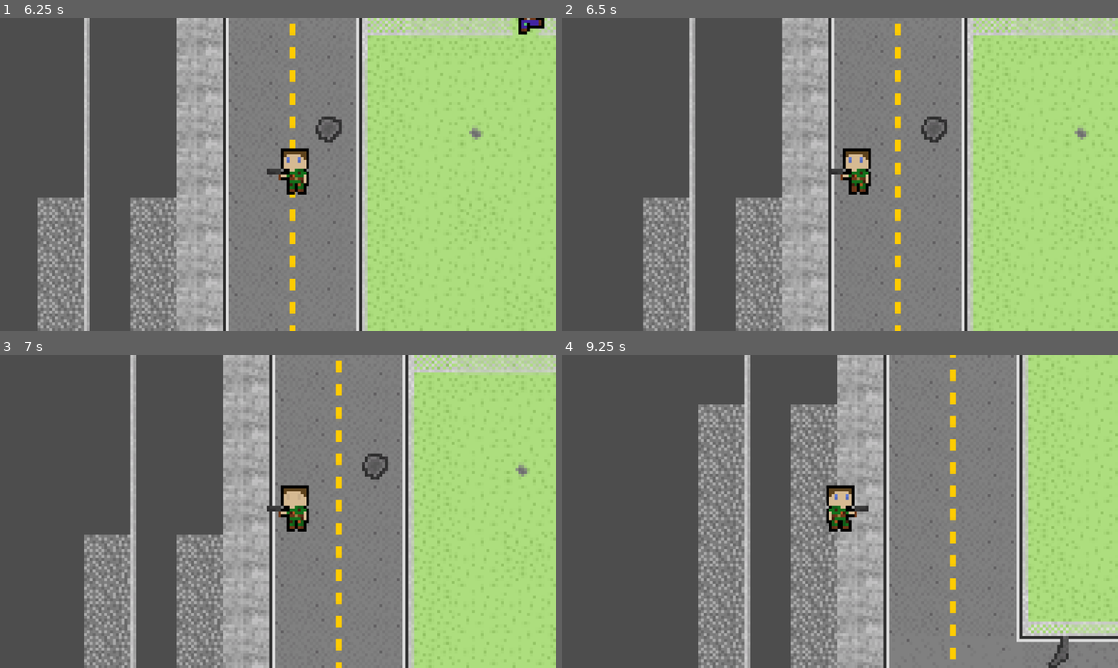
Above: before the commit, frames 1-4 (two rows, left to right).
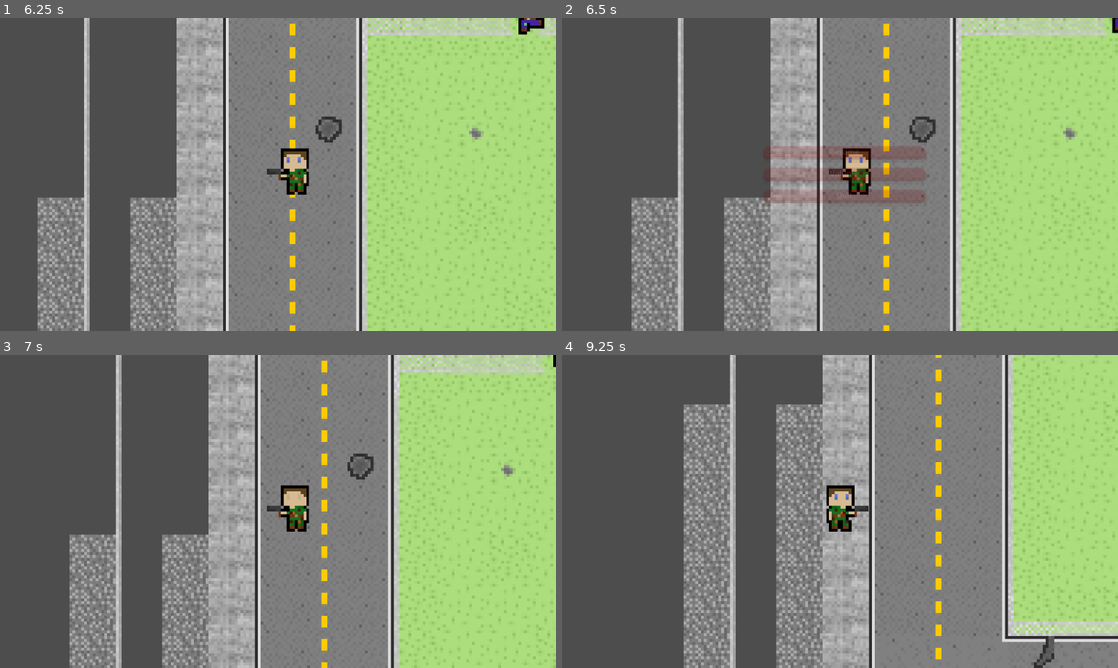
Above: after the commit, the same moments.

Repository: DrWaffle454/Cyborg-Game
Game: Godot game, scene res://Assets/Scenes/Menu UI/main_menu.tscn
The game is run twice, just before and just after one commit, with the same random seed, the same clock (stepped at 60 frames per second) and the same inputs.
Inputs (mouse positions are in pixels of both pictures, inside the frame that each line leads up to):
- Up to frame 1 (6.25 s): click "Volume" at 0.5 s; click "Back" at 1.25 s; click "Start" at 2 s; hold D (move_right) 2.78-3.53 s; hold S (move_down) 3.53-4.28 s; hold D (move_right) 4.28-5.03 s; tap Enter at 5 s; hold W (move_up) 5.03-5.78 s; hold A (move_left) from 5.78 s (still down)
- Up to frame 2 (6.5 s): keep holding A (move_left); tap Escape (pause, bound only after the commit) at 6.4 s
- Up to frame 3 (7 s): release A (move_left) at 6.5 s; click (283, 489) at 6.5 s, where only the run after the commit has a clickable "Resume"
- Up to frame 4 (9.25 s): hold A (move_left) 7.28-8.03 s; hold S (move_down) 8.03-8.78 s; hold D (move_right) from 8.78 s (still down)

Frame 1 is identical in both runs. In frame 2, 20% of the frame differs, in the area x 12-100%, y 0-100%; in frame 3, 21%; in frame 4, 23%, in the area x 21-100%, y 0-100%.

Commit message:
Working Pause Menu

Diff:
--- a/Assets/Scenes/Game World/test_map.tscn
+++ b/Assets/Scenes/Game World/test_map.tscn
@@ -1,8 +1,9 @@
-[gd_scene load_steps=6 format=3 uid="uid://4a0gsbren48b"]
+[gd_scene load_steps=7 format=3 uid="uid://4a0gsbren48b"]
 
 [ext_resource type="Texture2D" uid="uid://uoy1c2lqhobw" path="res://Assets/Images/Tiles/Floor 1.0.png" id="1_sydsh"]
 [ext_resource type="PackedScene" uid="uid://cgod7e3u474vm" path="res://Assets/Scenes/Game World/player.tscn" id="2_vxlob"]
 [ext_resource type="PackedScene" uid="uid://dvm14f3rbfkm7" path="res://Assets/Scenes/Game World/zombie.tscn" id="3_xml2p"]
+[ext_resource type="PackedScene" uid="uid://pljf87ndkbgv" path="res://Assets/Scenes/Menu UI/pause_menu.tscn" id="4_711as"]
 
 [sub_resource type="TileSetAtlasSource" id="TileSetAtlasSource_ktd2k"]
 texture = ExtResource("1_sydsh")
@@ -123,3 +124,7 @@
 [node name="player" parent="." instance=ExtResource("2_vxlob")]
 
 [node name="Zombie" parent="." instance=ExtResource("3_xml2p")]
+
+[node name="CanvasLayer" type="CanvasLayer" parent="."]
+
+[node name="PauseMenu" parent="CanvasLayer" instance=ExtResource("4_711as")]
--- /dev/null
+++ b/Assets/Scenes/Menu UI/pause_menu.tscn
@@ -0,0 +1,147 @@
+[gd_scene load_steps=11 format=3 uid="uid://pljf87ndkbgv"]
+
+[ext_resource type="Script" path="res://Assets/Scripts/Menu UI/pause_menu.gd" id="1_wmylh"]
+[ext_resource type="Shader" path="res://Assets/Shaders/pause_menu.gdshader" id="1_xi54y"]
+
+[sub_resource type="StyleBoxFlat" id="StyleBoxFlat_3qnfx"]
+bg_color = Color(0.541176, 0.0117647, 0.0117647, 1)
+border_width_bottom = 5
+border_color = Color(0.286545, 0.00314213, 0.00311914, 1)
+corner_radius_top_left = 14
+corner_radius_top_right = 14
+corner_radius_bottom_right = 10
+corner_radius_bottom_left = 10
+shadow_color = Color(0.247059, 0.00392157, 0.00392157, 0.329412)
+shadow_size = 3
+shadow_offset = Vector2(2, 5)
+
+[sub_resource type="Theme" id="Theme_cex7r"]
+Button/styles/normal = SubResource("StyleBoxFlat_3qnfx")
+
+[sub_resource type="Animation" id="Animation_1ejls"]
+length = 0.001
+tracks/0/type = "value"
+tracks/0/imported = false
+tracks/0/enabled = true
+tracks/0/path = NodePath("PanelContainer:modulate")
+tracks/0/interp = 1
+tracks/0/loop_wrap = true
+tracks/0/keys = {
+"times": PackedFloat32Array(0),
+"transitions": PackedFloat32Array(1),
+"update": 0,
+"values": [Color(1, 1, 1, 0)]
+}
+tracks/1/type = "value"
+tracks/1/imported = false
+tracks/1/enabled = true
+tracks/1/path = NodePath("ColorRect:material:shader_parameter/lod")
+tracks/1/interp = 1
+tracks/1/loop_wrap = true
+tracks/1/keys = {
+"times": PackedFloat32Array(0),
+"transitions": PackedFloat32Array(1),
+"update": 0,
+"values": [0.0]
+}
+
+[sub_resource type="Animation" id="Animation_picuf"]
+resource_name = "blur"
+length = 0.3
+tracks/0/type = "value"
+tracks/0/imported = false
+tracks/0/enabled = true
+tracks/0/path = NodePath("PanelContainer:modulate")
+tracks/0/interp = 1
+tracks/0/loop_wrap = true
+tracks/0/keys = {
+"times": PackedFloat32Array(0, 0.3),
+"transitions": PackedFloat32Array(1, 1),
+"update": 0,
+"values": [Color(1, 1, 1, 0), Color(1, 1, 1, 1)]
+}
+tracks/1/type = "value"
+tracks/1/imported = false
+tracks/1/enabled = true
+tracks/1/path = NodePath("ColorRect:material:shader_parameter/lod")
+tracks/1/interp = 1
+tracks/1/loop_wrap = true
+tracks/1/keys = {
+"times": PackedFloat32Array(0, 0.3),
+"transitions": PackedFloat32Array(1, 1),
+"update": 0,
+"values": [0.0, 0.886]
+}
+
+[sub_resource type="AnimationLibrary" id="AnimationLibrary_nn718"]
+_data = {
+"RESET": SubResource("Animation_1ejls"),
+"blur": SubResource("Animation_picuf")
+}
+
+[sub_resource type="ShaderMaterial" id="ShaderMaterial_pahi5"]
+shader = ExtResource("1_xi54y")
+shader_parameter/lod = 0.0
+
+[sub_resource type="StyleBoxFlat" id="StyleBoxFlat_khpy3"]
+bg_color = Color(0.6, 0.6, 0.6, 0)
+
+[sub_resource type="Theme" id="Theme_ekoyl"]
+PanelContainer/styles/panel = SubResource("StyleBoxFlat_khpy3")
+
+[node name="PauseMenu" type="Control"]
+process_mode = 3
+layout_mode = 3
+anchors_preset = 15
+anchor_right = 1.0
+anchor_bottom = 1.0
+offset_left = -1.0
+offset_top = 2.0
+offset_right = -1.0
+offset_bottom = 2.0
+grow_horizontal = 2
+grow_vertical = 2
+theme = SubResource("Theme_cex7r")
+script = ExtResource("1_wmylh")
+
+[node name="AnimationPlayer" type="AnimationPlayer" parent="."]
+libraries = {
+"": SubResource("AnimationLibrary_nn718")
+}
+
+[node name="ColorRect" type="ColorRect" parent="."]
+material = SubResource("ShaderMaterial_pahi5")
+layout_mode = 0
+offset_left = 1.0
+offset_top = -2.0
+offset_right = 1151.0
+offset_bottom = 645.0
+
+[node name="PanelContainer" type="PanelContainer" parent="."]
+modulate = Color(1, 1, 1, 0)
+layout_mode = 0
+offset_left = 417.0
+offset_top = 263.0
+offset_right = 755.0
+offset_bottom = 390.0
+theme = SubResource("Theme_ekoyl")
+
+[node name="VBoxContainer" type="VBoxContainer" parent="PanelContainer"]
+layout_mode = 2
+theme_override_constants/separation = 17
+
+[node name="Resume" type="Button" parent="PanelContainer/VBoxContainer"]
+layout_mode = 2
+text = "Resume"
+
+[node name="Volume" type="Button" parent="PanelContainer/VBoxContainer"]
+layout_mode = 2
+text = "Volume"
+
+[node name="Quit" type="Button" parent="PanelContainer/VBoxContainer"]
+layout_mode = 2
+text = "Quit"
+
+[connection signal="pressed" from="PanelContainer/VBoxContainer/Resume" to="." method="_on_resume_pressed"]
+[connection signal="pressed" from="PanelContainer/VBoxContainer/Volume" to="." method="_on_volume_pressed"]
+[connection signal="pressed" from="PanelContainer/VBoxContainer/Quit" to="." method="_on_quit_pressed"]
--- a/Assets/Scripts/Menu UI/MainMenuMusic.gd
+++ b/Assets/Scripts/Menu UI/MainMenuMusic.gd
@@ -2,13 +2,16 @@
 
 const level_music = preload("res://Assets/Audio/Music/ominous-tension-157906.mp3")
 
+func _ready():
+	play_music_level()  # Ensure music plays every time the scene is ready
+
 func _play_music(music: AudioStream, volume = 0.0):
-	if stream == music:
-		return
-
-	stream = music
-	volume_db = volume
-	play()
+	if stream != music:  # Only change if the stream is different
+		stream = music
+		volume_db = volume
+		play()
+	elif !is_playing():  # If the music is not currently playing, play it again
+		play()
 
 func play_music_level():
 	_play_music(level_music)
--- /dev/null
+++ b/Assets/Scripts/Menu UI/pause_menu.gd
@@ -0,0 +1,32 @@
+extends Control
+
+func _ready():
+	$AnimationPlayer.play("RESET")
+
+func resume():
+	get_tree().paused = false
+	$AnimationPlayer.play_backwards("blur")
+
+func pause():
+	get_tree().paused = true
+	$AnimationPlayer.play("blur")
+
+func pauseCheck():
+	if Input.is_action_just_pressed("pause") and get_tree().paused == false:
+		pause()
+	elif Input.is_action_just_pressed("pause") and get_tree().paused == true:
+		resume()
+
+func _on_resume_pressed():
+	resume()
+
+func _on_volume_pressed():
+	pass # Replace with function body.
+
+
+#Unpauses the game, then changes to main menu scene
+func _on_quit_pressed():
+	get_tree().paused = false
+	get_tree().change_scene_to_file("res://Assets/Scenes/Menu UI/main_menu.tscn")
+func _process(delta):
+	pauseCheck()
--- /dev/null
+++ b/Assets/Shaders/pause_menu.gdshader
@@ -0,0 +1,9 @@
+shader_type canvas_item;
+uniform sampler2D SCREEN_TEXTURE: hint_screen_texture, filter_linear_mipmap;
+
+uniform float lod: hint_range(0.0, 5) = 0.0;
+
+void fragment(){
+	vec4 color = texture(SCREEN_TEXTURE, SCREEN_UV, lod);
+	COLOR = color;
+}
--- a/project.godot
+++ b/project.godot
@@ -47,6 +47,11 @@
 "events": [Object(InputEventKey,"resource_local_to_scene":false,"resource_name":"","device":-1,"window_id":0,"alt_pressed":false,"shift_pressed":false,"ctrl_pressed":false,"meta_pressed":false,"pressed":false,"keycode":0,"physical_keycode":68,"key_label":0,"unicode":100,"echo":false,"script":null)
 ]
 }
+pause={
+"deadzone": 0.5,
+"events": [Object(InputEventKey,"resource_local_to_scene":false,"resource_name":"","device":-1,"window_id":0,"alt_pressed":false,"shift_pressed":false,"ctrl_pressed":false,"meta_pressed":false,"pressed":false,"keycode":0,"physical_keycode":4194305,"key_label":0,"unicode":0,"echo":false,"script":null)
+]
+}
 
 [rendering]
 
